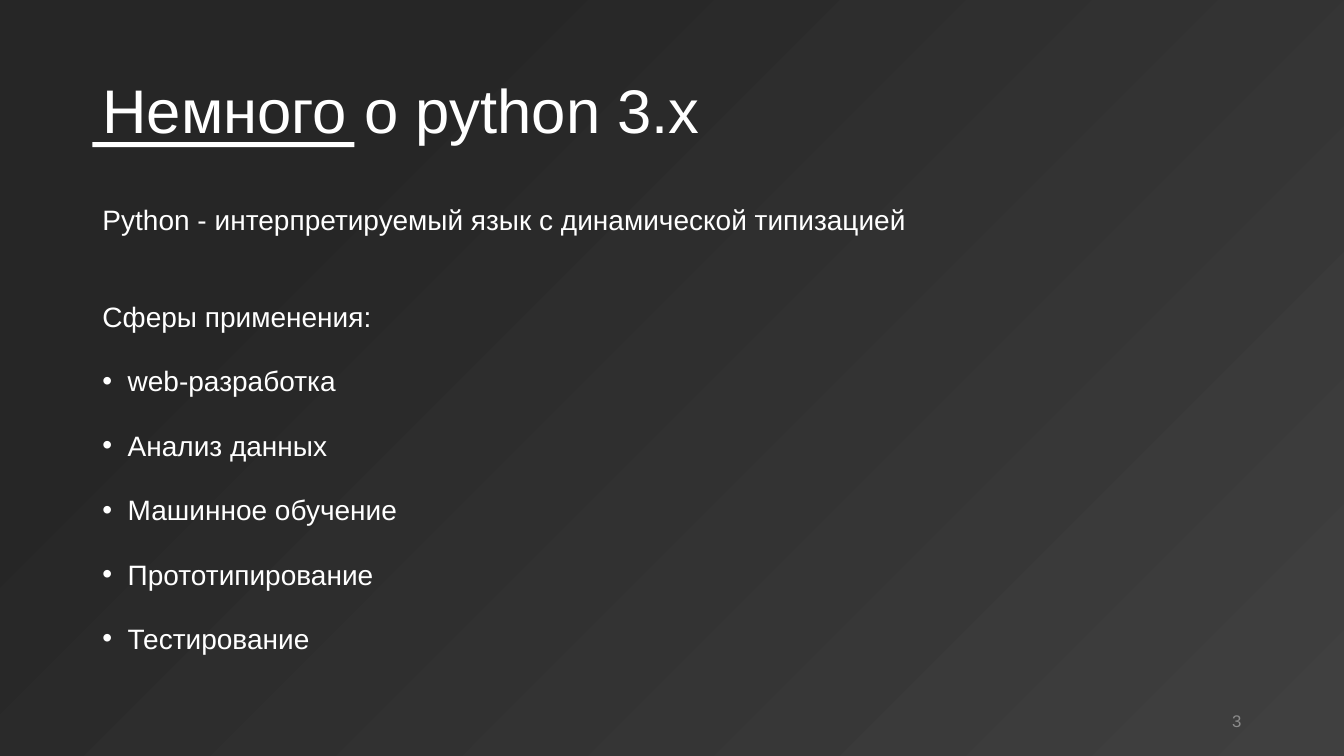
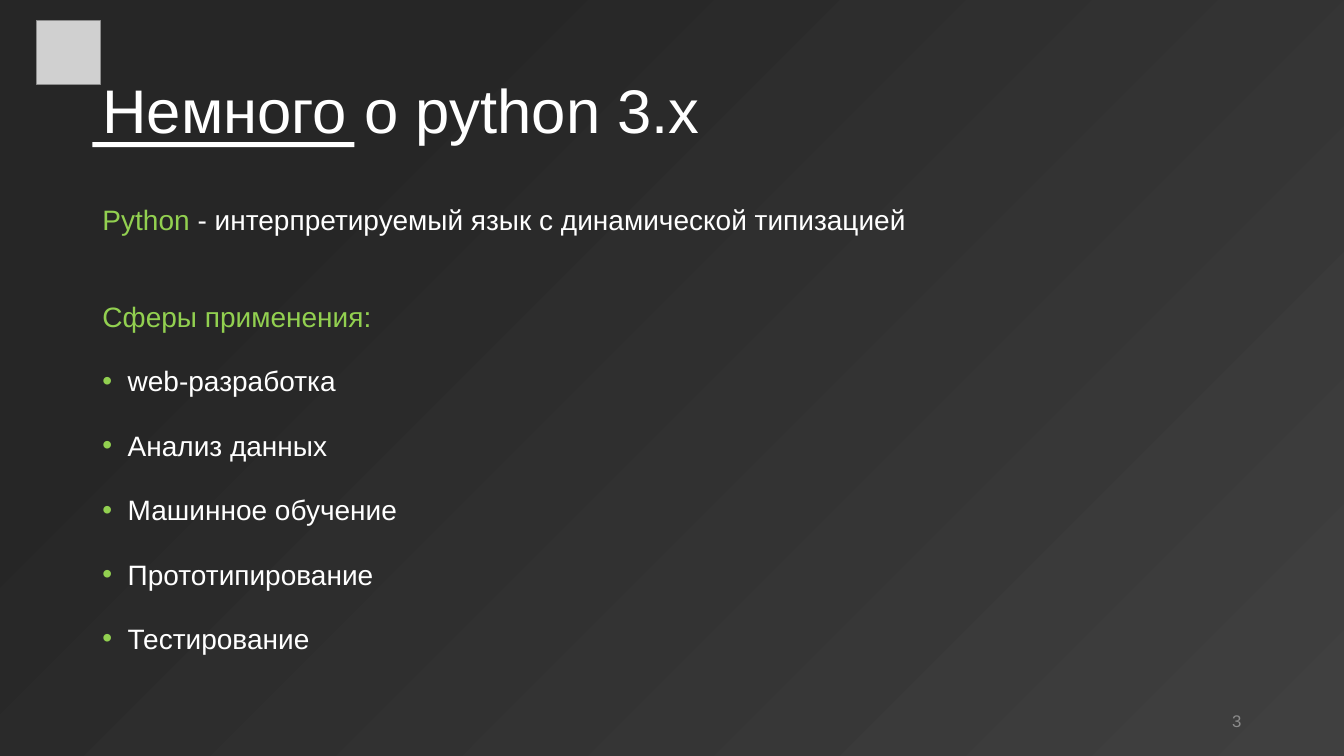
Before and after one commit to wolf24ru/python_learning, a slide deck: slide 3 of prezintation_1.pptx. Drawn at 1344x756 pixels with LibreOffice and Linux fonts; fonts in the diff are those of the drawing; grey boxes stand for pictures. Boxes give left, top, right and bottom in pixels: in the first picture for what was removed or moved away, otherwise in the second. Text is boxed around its words. In the diff, an @@ line names an element or a change of style, - is before the commit and + after.

```diff
--- a/prezintation_1.pptx
+++ b/prezintation_1.pptx
@@ picture added at [37, 21, 101, 85] @@
@@ text "Python - интерпретируемый язык с ..." at [102, 209, 906, 654]: text colour #FFFFFF to #92D050 in "Python", "Сферы применения:" @@
```
Also in this commit, not shown: 3 other slides changed, 5 slides added.
